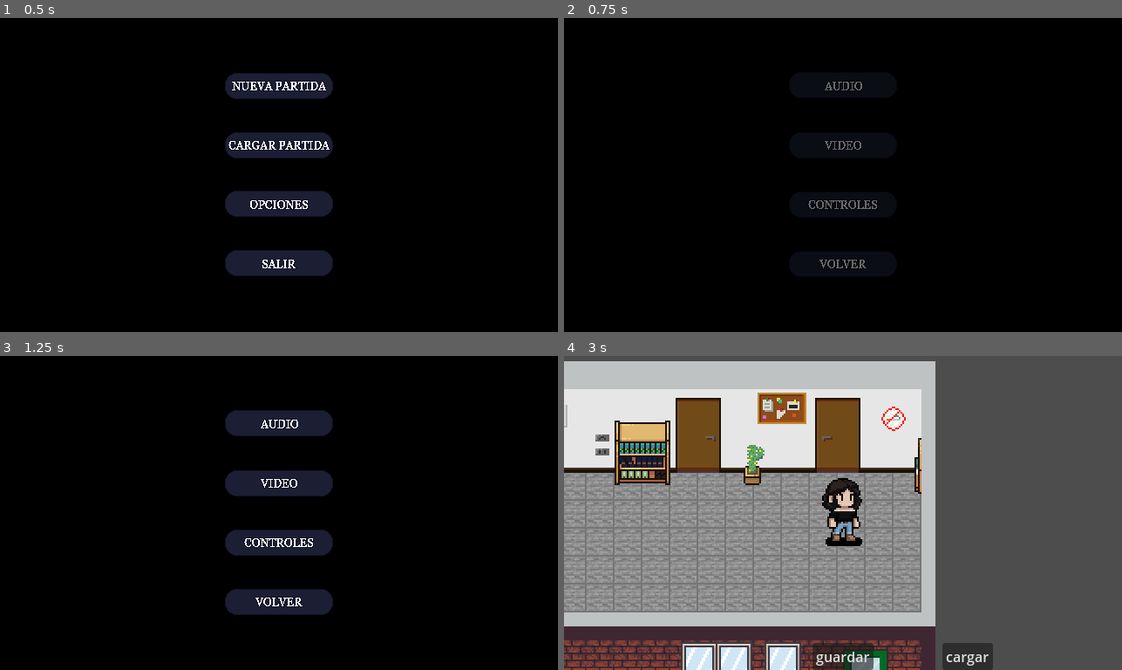
Above: before the commit, frames 1-4 (two rows, left to right).
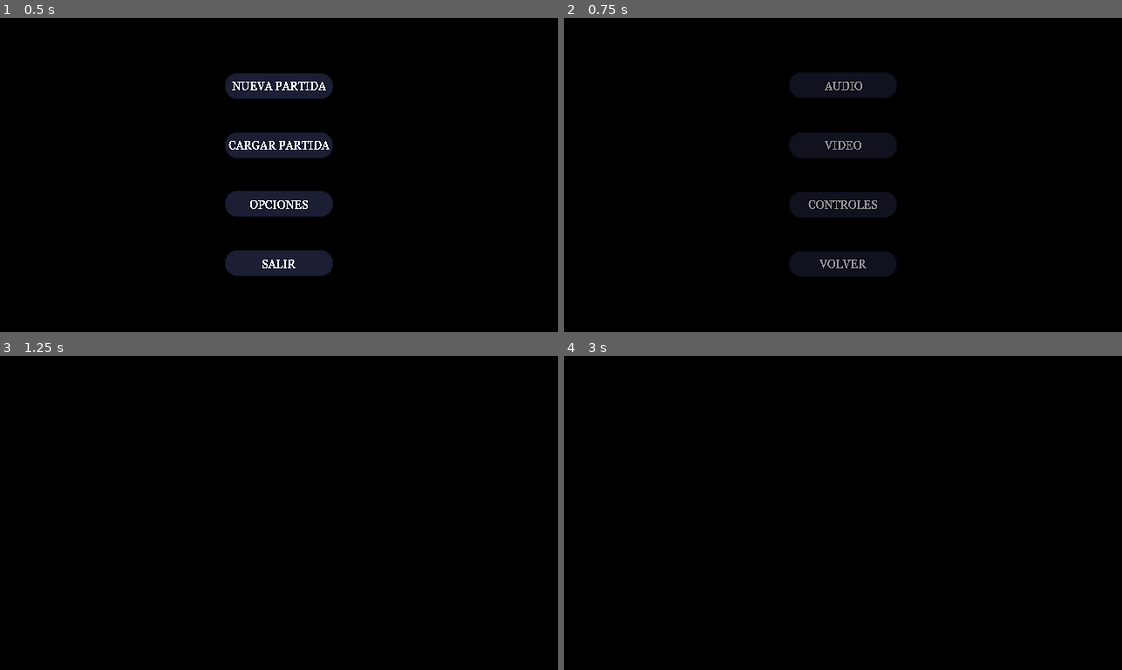
Above: after the commit, the same moments.

Repository: reseabalo/NoneGame
Game: Godot game, scene res://Escenas/ManejoEscenas/pantalla_inico.tscn
Same seed, same stepped clock (60 frames per second), same inputs: the game is played once before the commit and once after it.
Inputs (mouse positions are in pixels of both pictures, inside the frame that each line leads up to):
- Up to frame 1 (0.5 s): no input
- Up to frame 2 (0.75 s): click (843, 203) at 0.5 s
- Up to frame 3 (1.25 s): no input
- Up to frame 4 (3 s): click (843, 600) at 1.25 s; click (843, 425) at 2 s; click (781, 506) at 2.75 s

Frame 1 is identical in both runs. In frame 2, 0.4% of the frame differs, in the area x 43-57%, y 20-80%; in frame 3, 6.2%; in frame 4, 99%, in the area x 0-100%, y 0-100%.

Commit message:
Version 0.010
-agregaron interacciones
- modifico el  código del cambio de escenas

Diff:
--- /dev/null
+++ b/Escenas/Interacciones/componente_interacciones.tscn
@@ -0,0 +1,26 @@
+[gd_scene load_steps=4 format=3 uid="uid://cnmx7kcp446ab"]
+
+[ext_resource type="Script" uid="uid://cvj8gsyya4u1a" path="res://Scrips/Interacciones/componente_interacciones.gd" id="1_dlire"]
+[ext_resource type="FontFile" uid="uid://dnbte8l6kh62s" path="res://Assets/Fuentes/ari_w9500/ari-w9500-bold.ttf" id="2_vu3ly"]
+
+[sub_resource type="RectangleShape2D" id="RectangleShape2D_dlire"]
+
+[node name="ComponenteInteracciones" type="Node2D"]
+script = ExtResource("1_dlire")
+
+[node name="RangoInteraccion" type="Area2D" parent="."]
+collision_layer = 0
+collision_mask = 8
+
+[node name="AreaInteraccion" type="CollisionShape2D" parent="RangoInteraccion"]
+shape = SubResource("RectangleShape2D_dlire")
+
+[node name="InteraccionLabel" type="Label" parent="."]
+offset_left = -18.0
+offset_top = -39.0
+offset_right = 22.0
+offset_bottom = -16.0
+theme_override_fonts/font = ExtResource("2_vu3ly")
+
+[connection signal="area_entered" from="RangoInteraccion" to="." method="_on_rango_interaccion_area_entered"]
+[connection signal="area_exited" from="RangoInteraccion" to="." method="_on_rango_interaccion_area_exited"]
--- /dev/null
+++ b/Escenas/Interacciones/interaccion.tscn
@@ -0,0 +1,8 @@
+[gd_scene load_steps=2 format=3 uid="uid://dpp60v716irsh"]
+
+[ext_resource type="Script" uid="uid://cmu4qjr153to2" path="res://Scrips/Interacciones/interaccion.gd" id="1_bd3d3"]
+
+[node name="Interaccion" type="Area2D"]
+collision_layer = 8
+collision_mask = 0
+script = ExtResource("1_bd3d3")
--- a/Escenas/Jugador/Jugador.tscn
+++ b/Escenas/Jugador/Jugador.tscn
@@ -1,14 +1,15 @@
-[gd_scene load_steps=74 format=3 uid="uid://cu82am0651fpq"]
-
-[ext_resource type="Script" uid="uid://yixqcyd4x06m" path="res://Scrips/Jugador/Jugador.gd" id="1_s1vfj"]
+[gd_scene load_steps=75 format=3 uid="uid://cu82am0651fpq"]
+
+[ext_resource type="Script" uid="uid://yixqcyd4x06m" path="res://Scrips/Jugador/jugador.gd" id="1_s1vfj"]
 [ext_resource type="Script" uid="uid://ce03jsbdwljjk" path="res://Scrips/ManejoVida/Vida.gd" id="2_eexci"]
 [ext_resource type="Texture2D" uid="uid://bfmudc8xf1rtu" path="res://Assets/Player/Personajes/Maria/maria-attack.png" id="3_v328t"]
-[ext_resource type="Script" uid="uid://bdjytlsp754wa" path="res://Scrips/ManejoVida/Hitbox.gd" id="4_oolwk"]
+[ext_resource type="Script" uid="uid://bdjytlsp754wa" path="res://Scrips/ManejoVida/hitbox.gd" id="4_oolwk"]
 [ext_resource type="Texture2D" uid="uid://bq0kufgvqxrm6" path="res://Assets/Player/Personajes/Maria/maria-walk.png" id="4_v328t"]
 [ext_resource type="Script" uid="uid://bw8t5j1fu6e6l" path="res://Scrips/Jugador/CambioColisiones.gd" id="5_eexci"]
 [ext_resource type="Script" uid="uid://bramogjdwanei" path="res://Scrips/Jugador/JugadorAnimacion.gd" id="5_ig1bj"]
 [ext_resource type="Texture2D" uid="uid://b0rb441rb48vm" path="res://Assets/Player/Personajes/Maria/maria-idle.png" id="5_p2vdp"]
-[ext_resource type="Script" uid="uid://e8u0byn0dbto" path="res://Scrips/Niveles/Hurtbox.gd" id="7_b8jmg"]
+[ext_resource type="Script" uid="uid://e8u0byn0dbto" path="res://Scrips/NIveles/Hurtbox.gd" id="7_b8jmg"]
+[ext_resource type="PackedScene" uid="uid://cnmx7kcp446ab" path="res://Escenas/Interacciones/componente_interacciones.tscn" id="10_p2vdp"]
 
 [sub_resource type="RectangleShape2D" id="RectangleShape2D_4mp40"]
 size = Vector2(15, 6)
@@ -965,6 +966,9 @@
 position = Vector2(-1, 4)
 shape = SubResource("RectangleShape2D_v328t")
 
+[node name="ComponenteInteracciones" parent="." instance=ExtResource("10_p2vdp")]
+position = Vector2(0, 7)
+
 [connection signal="vida_termino" from="Vida" to="." method="_on_vida_vida_termino"]
 [connection signal="timeout" from="Timers/dash_tiempo" to="." method="_on_dash_tiempo_timeout"]
 [connection signal="timeout" from="Timers/dash_devuelta" to="." method="_on_dash_devuelta_timeout"]
--- a/Escenas/ManejoEscenas/puerta.tscn
+++ b/Escenas/ManejoEscenas/puerta.tscn
@@ -1,12 +1,20 @@
-[gd_scene load_steps=2 format=3 uid="uid://c10y0n6n5sloe"]
+[gd_scene load_steps=4 format=3 uid="uid://c10y0n6n5sloe"]
 
 [ext_resource type="Script" uid="uid://bov7qk3wfbhx8" path="res://Scrips/ManejoEscenas/Puerta.gd" id="1_cydqo"]
+[ext_resource type="PackedScene" uid="uid://dpp60v716irsh" path="res://Escenas/interaccion.tscn" id="2_4tod0"]
 
-[node name="Puerta" type="Area2D"]
-collision_layer = 0
-collision_mask = 4
+[sub_resource type="RectangleShape2D" id="RectangleShape2D_e2gb7"]
+size = Vector2(25, 20)
+
+[node name="Puerta" type="Node2D" groups=["Puertas"]]
 script = ExtResource("1_cydqo")
 
+[node name="Interaccion" parent="." instance=ExtResource("2_4tod0")]
+nombre_interaccion = "E para interactuar"
+
+[node name="CollisionShape2D" type="CollisionShape2D" parent="Interaccion"]
+position = Vector2(0.5, 0)
+shape = SubResource("RectangleShape2D_e2gb7")
+
 [node name="Spawn" type="Marker2D" parent="."]
-
-[connection signal="body_entered" from="." to="." method="_on_body_entered"]
+position = Vector2(0, 21)
--- a/Escenas/Niveles/Buffet.tscn
+++ b/Escenas/Niveles/Buffet.tscn
@@ -1,8 +1,9 @@
-[gd_scene load_steps=22 format=4 uid="uid://c88df8p8ic5rl"]
+[gd_scene load_steps=23 format=4 uid="uid://c88df8p8ic5rl"]
 
 [ext_resource type="Texture2D" uid="uid://bathdd0bs18xw" path="res://Assets/Entorno/Mapa/Mapas-Ambiente.png" id="1_i4mtw"]
 [ext_resource type="Texture2D" uid="uid://diamx0sjgtkdi" path="res://Assets/Entorno/Mapa/Objetos-1.png" id="2_bssmd"]
 [ext_resource type="PackedScene" uid="uid://b4i3w31i0ml0" path="res://Escenas/Enemigo_temporal.tscn" id="3_ha5qo"]
+[ext_resource type="PackedScene" uid="uid://c10y0n6n5sloe" path="res://Escenas/ManejoEscenas/puerta.tscn" id="4_bt3qe"]
 
 [sub_resource type="TileSetAtlasSource" id="TileSetAtlasSource_bssmd"]
 texture = ExtResource("1_i4mtw")
@@ -1912,52 +1913,62 @@
 
 [node name="buffet" type="Node2D" groups=["nivel"]]
 
-[node name="Piso" type="TileMapLayer" parent="."]
+[node name="Mapa" type="Node2D" parent="."]
+
+[node name="Piso" type="TileMapLayer" parent="Mapa"]
 tile_map_data = PackedByteArray("AAAbAAAAAgAOAAEAACAbAAEAAgAOAAEAACAbAAIAAgAOAAEAACAbAAMAAgAOAAEAACAbAAQAAgAOAAEAACAcAA …(25168 unchanged characters)…
 tile_set = SubResource("TileSet_eo1ex")
 
-[node name="Bancos" type="TileMapLayer" parent="."]
+[node name="Bancos" type="TileMapLayer" parent="Mapa"]
 tile_map_data = PackedByteArray("AAAkACYAAgArAAUAAAAkACcAAgArAAUAAAAlACYAAgAsAAUAAAAlACcAAgAsAAUAAAAkACMAAgArAAQAAAAkAC …(1120 unchanged characters)…
 tile_set = SubResource("TileSet_5bkgw")
 
-[node name="Paredes-fuera" type="TileMapLayer" parent="."]
+[node name="Paredes-fuera" type="TileMapLayer" parent="Mapa"]
 tile_map_data = PackedByteArray("AAAZACgAAgAWAAMAAAAZACkAAgAAAAAAAAAaACgAAgAWAAMAAAAaACkAAgAAAAAAAAAbACgAAgAWAAMAAAAbAC …(9200 unchanged characters)…
 tile_set = SubResource("TileSet_jjtun")
 
-[node name="Paredes-dentro" type="TileMapLayer" parent="."]
+[node name="Paredes-dentro" type="TileMapLayer" parent="Mapa"]
 tile_map_data = PackedByteArray("AAAhABUAAgAPAAIAAAAhABYAAgAPAAMAAAAiABUAAgAPAAIAAAAiABYAAgAPAAMAAAAjABUAAgAPAAIAAAAjAB …(12720 unchanged characters)…
 tile_set = SubResource("TileSet_4h1js")
 
-[node name="Objetos-1" type="TileMapLayer" parent="."]
+[node name="Objetos-1" type="TileMapLayer" parent="Mapa"]
 tile_map_data = PackedByteArray("AAAQABwAAQAWAAEAAAAQAB0AAQAWAAIAAAAQAB4AAQAWAAMAAAARABwAAQAXAAEAAAARAB0AAQAXAAIAAAARAB …(3856 unchanged characters)…
 tile_set = SubResource("TileSet_ntn2f")
 
-[node name="Objetos-2" type="TileMapLayer" parent="."]
+[node name="Objetos-2" type="TileMapLayer" parent="Mapa"]
 tile_map_data = PackedByteArray("AAAXABsAAQA0AAAAAAAXABwAAQA0AAEAAAAXAB0AAQA0AAIAAAAYABsAAQA1AAAAAAAYABwAAQA1AAEAAAAYAB …(3424 unchanged characters)…
 tile_set = SubResource("TileSet_dqsko")
 
-[node name="Columna" type="TileMapLayer" parent="."]
+[node name="Columna" type="TileMapLayer" parent="Mapa"]
 tile_map_data = PackedByteArray("AAAjABsAAgAOAAIAAAAjABwAAgAOAAMAAAAkABsAAgAPAAIAAAAkABwAAgAPAAMAAAAjABoAAgAOAAIAAAAkAB …(208 unchanged characters)…
 tile_set = SubResource("TileSet_0hm7j")
 
-[node name="Extintor" type="TileMapLayer" parent="."]
+[node name="Extintor" type="TileMapLayer" parent="Mapa"]
 tile_map_data = PackedByteArray("AAAjABkAAAABAAQAAAAjABoAAAABAAUAAAAkABkAAAACAAQAAAAkABoAAAACAAUAAAA=")
 tile_set = SubResource("TileSet_i4mtw")
 
-[node name="Puertas-ventanas" type="TileMapLayer" parent="."]
+[node name="Puertas-ventanas" type="TileMapLayer" parent="Mapa"]
 tile_map_data = PackedByteArray("AABFAB0AAQAEAAEAAABFAB4AAQAEAAIAAABFAB8AAQAEAAMAAABGAB0AAQAFAAEAAABGAB4AAQAFAAIAAABGAB …(2384 unchanged characters)…
 tile_set = SubResource("TileSet_6dyhn")
 
 [node name="StaticBody2D" type="StaticBody2D" parent="."]
 
 [node name="CollisionPolygon2D" type="CollisionPolygon2D" parent="StaticBody2D"]
-polygon = PackedVector2Array(-432, 480, 0, 478, 0, 544, 129, 544, 129, 607, 399, 608, 399, 702, 671, 704, 673, 512, 1153, 512, 1152, 356, 529, 354, 529, 142, 1153, 143, 1151, -9, 431, -6, 432, 368, 399, 367, 399, 457, 351, 457, 352, 491, 208, 489, 208, 422, 48, 422, 47, 322, -441, 315, -440, 273, 699, -116, 1166, -22, 1174, 567, 535, 751, -453, 505, -452, 318, -432, 319)
-
-[node name="Enemigo" parent="." instance=ExtResource("3_ha5qo")]
-position = Vector2(931, 398)
-
-[node name="Enemigo2" parent="." instance=ExtResource("3_ha5qo")]
-position = Vector2(855, 455)
-
-[node name="Enemigo3" parent="." instance=ExtResource("3_ha5qo")]
+polygon = PackedVector2Array(-435, 418, -2, 419, -3, 482, 126, 482, 125, 548, 398, 547, 398, 640, 671, 640, 671, 448, 1152, 450, 1152, 364, 526, 364, 527, 82, 1154, 81, 1148, -4, 431, 0, 432, 368, 399, 367, 399, 457, 351, 457, 352, 491, 209, 494, 209, 430, 48, 429, 47, 332, -444, 334, -440, 273, 702, -88, 1166, -22, 1174, 567, 538, 694, -453, 505, -454, 337, -434, 340)
+
+[node name="Enemigos" type="Node2D" parent="."]
 position = Vector2(775, 407)
+
+[node name="Enemigo" parent="Enemigos" instance=ExtResource("3_ha5qo")]
+position = Vector2(156, -9)
+
+[node name="Enemigo2" parent="Enemigos" instance=ExtResource("3_ha5qo")]
+position = Vector2(80, 24)
+
+[node name="Enemigo3" parent="Enemigos" instance=ExtResource("3_ha5qo")]
+
+[node name="PuertaSotano" parent="." instance=ExtResource("4_bt3qe")]
+position = Vector2(273, 492)
+nombre_puerta_salir = "PuertaPlantaBase"
+direccion_nivel = "res://Escenas/Niveles/sotano.tscn"
+tipo_transicion = "ir_oscurecer"
--- a/Escenas/Niveles/sotano.tscn
+++ b/Escenas/Niveles/sotano.tscn
@@ -1,7 +1,8 @@
-[gd_scene load_steps=15 format=4 uid="uid://c6fop82a1blfx"]
+[gd_scene load_steps=16 format=4 uid="uid://c6fop82a1blfx"]
 
 [ext_resource type="Texture2D" uid="uid://bathdd0bs18xw" path="res://Assets/Entorno/Mapa/Mapas-Ambiente.png" id="1_jjocf"]
 [ext_resource type="Texture2D" uid="uid://0c3e6c17abdf" path="res://Assets/Entorno/Mapa/Objetos-2.png" id="2_jjocf"]
+[ext_resource type="PackedScene" uid="uid://c10y0n6n5sloe" path="res://Escenas/ManejoEscenas/puerta.tscn" id="3_m8gi3"]
 
 [sub_resource type="TileSetAtlasSource" id="TileSetAtlasSource_vmnmg"]
 texture = ExtResource("1_jjocf")
@@ -1495,7 +1496,13 @@
 tile_map_data = PackedByteArray("AACo/yAAAAAEAAQAAACo/yEAAAAEAAUAAACo/yIAAAAEAAYAAACo/yMAAAAEAAcAAACp/yEAAAAFAAUAAACp/y …(3264 unchanged characters)…
 tile_set = SubResource("TileSet_ru7ok")
 
-[node name="Area2D" type="Area2D" parent="."]
-
-[node name="CollisionPolygon2D" type="CollisionPolygon2D" parent="Area2D"]
+[node name="StaticBody2D" type="StaticBody2D" parent="."]
+
+[node name="CollisionPolygon2D" type="CollisionPolygon2D" parent="StaticBody2D"]
 polygon = PackedVector2Array(-1418, 689, -775, 688, -232, 561, -231, 350, -872, 121, -1017, 124, -1050, 392, -1416, 537, -1417, 677, -1409, 676, -1409, 548, -1040, 551, -1041, 391, -1008, 392, -1009, 137, -879, 136, -880, 392, -243, 395, -240, 550, -783, 544, -783, 676, -1418, 677)
+
+[node name="PuertaPlantaBase" parent="." instance=ExtResource("3_m8gi3")]
+position = Vector2(-1088, 562)
+nombre_puerta_salir = "PuertaSotano"
+direccion_nivel = "res://Escenas/Niveles/buffet.tscn"
+tipo_transicion = "ir_oscurecer"
--- a/Escenas/Raiz/Juego.tscn
+++ b/Escenas/Raiz/Juego.tscn
@@ -3,7 +3,7 @@
 [ext_resource type="Script" uid="uid://b1abik2w2lh8q" path="res://Scrips/Raiz/raiz_mundo.gd" id="1_0j5ga"]
 [ext_resource type="PackedScene" uid="uid://cu82am0651fpq" path="res://Escenas/Jugador/Jugador.tscn" id="1_knk6m"]
 [ext_resource type="Script" uid="uid://clhr5w8k1xovv" path="res://Scrips/Raiz/juego.gd" id="1_wxjva"]
-[ext_resource type="PackedScene" uid="uid://c88df8p8ic5rl" path="res://Escenas/Niveles/buffet.tscn" id="2_0j5ga"]
+[ext_resource type="PackedScene" uid="uid://c88df8p8ic5rl" path="res://Escenas/Niveles/Buffet.tscn" id="2_0j5ga"]
 [ext_resource type="PackedScene" uid="uid://df0qyd5xnmufv" path="res://Escenas/Jugador/jugador_2.tscn" id="4_6epp0"]
 [ext_resource type="Script" uid="uid://bera7l2q7yv3c" path="res://Scrips/GuardadoPartida/GuardadoCargadoPartida.gd" id="4_wyvlv"]
 
--- /dev/null
+++ b/Scrips/Interacciones/componente_interacciones.gd
@@ -0,0 +1,41 @@
+extends Node2D
+
+@onready var interaccion_label: Label = $InteraccionLabel
+var interacciones_actuales:= []
+var puede_interactuar := true
+
+func _input(event: InputEvent) -> void:
+	if event.is_action_pressed("interactuar") and puede_interactuar:
+		if interacciones_actuales:
+			puede_interactuar = false
+			interaccion_label.hide()
+
+			#espera a que se llame a la funcion que tenga la interaccion que a la
+			# que valga la redundacia hallamos interactuado
+			await interacciones_actuales[0].interaccion.call()
+
+			puede_interactuar = true
+
+func _process(_delta: float) -> void:
+	if interacciones_actuales and puede_interactuar:
+		interacciones_actuales.sort_custom(_ordenar_por_cercania)
+		#muestra el nombre que tenga la interaccion. ej: podar bonsai.
+		if interacciones_actuales[0].es_interactuable:
+			interaccion_label.text = interacciones_actuales[0].nombre_interaccion
+			interaccion_label.show()
+	else:
+		interaccion_label.hide()
+
+#funcion que se encarga de mostrar el texto de la interaccion mas cercana al el personaje.
+func _ordenar_por_cercania(area1, area2):
+	var area1_distancia = global_position.direction_to(area1.global_position)
+	var area2_distancia = global_position.direction_to(area2.global_position)
+	return area1_distancia < area2_distancia
+
+#se engarga de agregar a una lista las interacciones que a las que hallamos entrado.
+func _on_rango_interaccion_area_entered(area: Area2D) -> void:
+	interacciones_actuales.push_back(area)
+
+#borra de la lista la interaccion de la que hallamos salido.
+func _on_rango_interaccion_area_exited(area: Area2D) -> void:
+	interacciones_actuales.erase(area)
--- /dev/null
+++ b/Scrips/Interacciones/interaccion.gd
@@ -0,0 +1,10 @@
+extends Area2D
+
+@export var nombre_interaccion: String = ""
+@export var es_interactuable: bool = true
+
+#Es un metodo de la interaccion que nos permite definir una funcion
+# permite de esta forma difinir el comportamineto de la interaccion
+# a travez del codigo de los objetos a los que queramos interactuar
+var interaccion: Callable = func():
+	pass
--- a/Scrips/Jugador/jugador.gd
+++ b/Scrips/Jugador/jugador.gd
@@ -5,18 +5,15 @@
 var direccion_personaje : Vector2
 @onready var vida: Vida = %Vida
 
-const  dash_velocidad = 1000
+const dash_velocidad = 525
 var dashing = false
 var can_dash = true
 var can_atacar = true
 var atacando = false
 var puede_moverse = true
-var ultima_direccion_movimiento :Vector2= Vector2(1.0,0.0)
 
-signal direccion_vista_cambio(viedo_derecha: bool, direccion: Vector2 )
+signal direccion_vista_cambio(direccion: Vector2 )
 
-func _ready() -> void:
-	ManejoEscenas.trigger_en_el_spawn_jugador.connect(_on_spawn)
 
 func _physics_process(_delta):
 
@@ -33,7 +30,6 @@
 	emit_signal("direccion_vista_cambio",direccion_personaje)
 
 	if Input.is_action_just_pressed("desplazamiento") and can_dash:
-		velocity = ultima_direccion_movimiento * dash_velocidad
 		dashing = true
 		can_dash = false
 		$Timers/dash_tiempo.start()
@@ -49,11 +45,14 @@
 	if !puede_moverse:
 		velocity = Vector2.ZERO
 
-	if direccion_personaje and puede_moverse and dashing == false:
-		ultima_direccion_movimiento = direccion_personaje
-		velocity = direccion_personaje * velocidad_movimiento
+	if direccion_personaje and puede_moverse:
+		if dashing:
+			velocity = direccion_personaje * dash_velocidad
+		else:
+			velocity = direccion_personaje * velocidad_movimiento
 	else:
 		velocity = velocity.move_toward(Vector2.ZERO,velocidad_movimiento)
+
 	move_and_slide()
 
 #para parar el dash
@@ -71,14 +70,14 @@
 func _on_ataque_devuelta_timeout():
 	can_atacar = true
 
+
 func _on_spawn(posicion: Vector2, _direccion: String):
 	global_position = posicion
+
 
 func _on_vida_vida_termino() -> void:
 	queue_free()
 	ManejoEscenas.transicion("ir_oscurecer")
 	get_tree().call_deferred("reload_current_scene")
 	%Vida.set_vida(5)
-
-func _cambiar_vida(diff: int):
-	%Vida.set_vida(diff)
+	ManejoEscenas.terminar_transicion()
--- a/Scrips/ManejoEscenas/ManejoEscenas.gd
+++ b/Scrips/ManejoEscenas/ManejoEscenas.gd
@@ -7,13 +7,19 @@
 var _escena_simultania: Node
 var ultima_escena_ejecutada: String #traquea la escena en la estuviste anteriormente
 
+#estos datos deben ser pasados a un scrip aparte
+var dato: int = 0 #temporal para la vida del jugador
 var jugador_posicion: Vector2
+
+signal escena_cambio
 
 var _personaje_1: bool
 var _personaje_2: bool
 
 var carga_partida: bool
-signal trigger_en_el_spawn_jugador
+
+var nombre_puerta_salida:String
+
 
 func ir_a_nivel(nivel_direccion: String, nombre_puerta: String , tipo_transicion: String):
 
@@ -25,7 +31,6 @@
 		change_scene_to_node(_escena_simultania)
 		#get_tree().call_deferred("change_scene_to_file",nivel_direccion)
 		call_deferred("_emitir_señal")
-		terminar_transicion()
 
 func ir_a_escena(escena_direccion: String, tipo_transicion: String, escena_actual: String):
 
@@ -37,19 +42,15 @@
 		_escena_simultania = load(escena_direccion).instantiate()
 		transicion(tipo_transicion)
 		change_scene_to_node(_escena_simultania)
-		terminar_transicion()
+		call_deferred("_emitir_señal")
 
 func salir_menu_opciones(escena_direccion: String,tipo_transicion: String):
 
 	if escena_direccion != null:
-		nombre_puerta_salir = "SalidaMenu"
 		_escena_simultania = load(escena_direccion).instantiate()
 		transicion(tipo_transicion)
 		change_scene_to_node(_escena_simultania)
-		terminar_transicion()
-
-func posicion_en_spawn(posicion: Vector2, direccion: String):
-	trigger_en_el_spawn_jugador.emit(posicion,direccion)
+		call_deferred("_emitir_señal")
 
 func transicion(tipo_transicion: String):
 
@@ -62,7 +63,6 @@
 	if _pantalla_carga != null:
 		_pantalla_carga.finish_transition()
 
-
 func change_scene_to_node(node):
 	var tree = get_tree()
 	var cur_scene = tree.get_current_scene()
@@ -71,15 +71,28 @@
 	tree.get_root().call_deferred("remove_child",cur_scene)
 	tree.call_deferred("set_current_scene",node)
 
-func set_seleccionar_personaje(personaje_1: bool , personaje_2: bool):
-	_personaje_1 = personaje_1
-	_personaje_2 = personaje_2
+func _emitir_señal():
+	escena_cambio.emit(get_dato())
+
+
+func set_dato(new_dato):
+	dato = new_dato
+
+func get_dato():
+	return dato
+
+func get_carga_partida():
+	return carga_partida
+
+func set_nombre_puerta(nuevo_nombre_puerta: String):
+	nombre_puerta_salida = nuevo_nombre_puerta
+
+func get_nombre_puerta():
+	return nombre_puerta_salida
+
+func set_seleccionar_personaje(perso_1:bool, perso_2: bool):
+	_personaje_1 = perso_1
+	_personaje_2 = perso_2
 
 func get_seleccionar_personaje():
 	return [_personaje_1,_personaje_2]
-
-func set_carga_partida():
-	carga_partida = true
-
-func get_carga_partida():
-	return carga_partida
--- a/Scrips/ManejoEscenas/puerta.gd
+++ b/Scrips/ManejoEscenas/puerta.gd
@@ -1,16 +1,22 @@
-extends Area2D
-
+extends Node2D
 class_name Puerta
 
-@export_enum ("ir_oscurecer","no_transicion") var tipo_transicion: String
+@onready var spawn: Marker2D = $Spawn
+@onready var interaccion: Area2D = $Interaccion
+
+@export var nombre_puerta_salir: String
 @export var direccion_nivel: String
-@export var nombre_puerta_destinar: String
-@export var direccion_entrada: String = "arriba"
+@export var tipo_transicion: String
 
-@onready var spawn: Marker2D = $Spawn
+func _ready() -> void:
+	interaccion.interaccion = _en_interaccion
 
-var jugador : Jugador
+func  _en_interaccion():
+	ManejoEscenas.transicion(tipo_transicion)
+	ManejoEscenas.set_nombre_puerta(nombre_puerta_salir)
+	get_tree().call_group("eventos_juego","cargar_nivel_async",direccion_nivel)
 
-func _on_body_entered(body: Node2D) -> void:
-	if body is Jugador:
-		ManejoEscenas.ir_a_nivel(direccion_nivel,nombre_puerta_destinar,tipo_transicion)
+func puerta_a_salir(nombre_puerta_salida: String, jugador : Jugador):
+	if name == nombre_puerta_salida:
+		jugador.global_position = spawn.global_position
+		ManejoEscenas.terminar_transicion()
--- /dev/null
+++ b/Scrips/Raiz/componente_interacciones.gd
@@ -0,0 +1,41 @@
+extends Node2D
+
+@onready var interaccion_label: Label = $InteraccionLabel
+var interacciones_actuales:= []
+var puede_interactuar := true
+
+func _input(event: InputEvent) -> void:
+	if event.is_action_pressed("interactuar") and puede_interactuar:
+		if interacciones_actuales:
+			puede_interactuar = false
+			interaccion_label.hide()
+
+			#espera a que se llame a la funcion que tenga la interaccion que a la
+			# que valga la redundacia hallamos interactuado
+			await interacciones_actuales[0].interaccion.call()
+
+			puede_interactuar = true
+
+func _process(_delta: float) -> void:
+	if interacciones_actuales and puede_interactuar:
+		interacciones_actuales.sort_custom(_ordenar_por_cercania)
+		#muestra el nombre que tenga la interaccion. ej: podar bonsai.
+		if interacciones_actuales[0].es_interactuable:
+			interaccion_label.text = interacciones_actuales[0].nombre_interaccion
+			interaccion_label.show()
+	else:
+		interaccion_label.hide()
+
+#funcion que se encarga de mostrar el texto de la interaccion mas cercana al el personaje.
+func _ordenar_por_cercania(area1, area2):
+	var area1_distancia = global_position.direction_to(area1.global_position)
+	var area2_distancia = global_position.direction_to(area2.global_position)
+	return area1_distancia < area2_distancia
+
+#se engarga de agregar a una lista las interacciones que a las que hallamos entrado.
+func _on_rango_interaccion_area_entered(area: Area2D) -> void:
+	interacciones_actuales.push_back(area)
+
+#borra de la lista la interaccion de la que hallamos salido.
+func _on_rango_interaccion_area_exited(area: Area2D) -> void:
+	interacciones_actuales.erase(area)
--- a/Scrips/Raiz/raiz_mundo.gd
+++ b/Scrips/Raiz/raiz_mundo.gd
@@ -5,6 +5,7 @@
 @onready var jugador_2: Jugador = %"Jugador 2"
 
 var lista: Array
+var jugador_seleccionado : Jugador
 
 var datos_guardar: Dictionary = {
 	"posicion_jugador_x": null,
@@ -35,6 +36,7 @@
 	await get_tree().physics_frame
 	get_tree().paused = true
 
+	var puerta_salida = ManejoEscenas.get_nombre_puerta()
 	var siguente_nivel = load(direccion).instantiate()
 
 	#saca y lobera de la memoria los nodos del nivel anterior
@@ -50,6 +52,10 @@
 	for child in get_children():
 		if child.is_in_group("Jugador"):
 			child.move_to_front()
+
+	if puerta_salida != "":
+		get_tree().call_group("Puertas","puerta_a_salir",ManejoEscenas.get_nombre_puerta(),jugador_seleccionado)
+
 
 	get_tree().paused = false
 
@@ -67,11 +73,13 @@
 	if jugable_1:
 		remove_child(jugador_2)
 		jugador_2.queue_free()
+		jugador_seleccionado = jugador
 		return
 
 	if jugable_2:
 		remove_child(jugador)
 		jugador.queue_free()
+		jugador_seleccionado = jugador_2
 		return
 
 
@@ -130,6 +138,7 @@
 			lista = [true,false]
 			remove_child(jugador_2)
 			jugador_2.queue_free()
+			jugador_seleccionado = jugador
 		2:
 			jugador_2.global_position.x = dato_cargar["posicion_jugador_x"]
 			jugador_2.global_position.y = dato_cargar["posicion_jugador_y"]
@@ -137,3 +146,4 @@
 			lista = [false,true]
 			remove_child(jugador)
 			jugador.queue_free()
+			jugador_seleccionado = jugador_2
--- a/project.godot
+++ b/project.godot
@@ -71,6 +71,11 @@
 "events": [Object(InputEventKey,"resource_local_to_scene":false,"resource_name":"","device":-1,"window_id":0,"alt_press …(195 unchanged characters)…
 ]
 }
+interactuar={
+"deadzone": 0.2,
+"events": [Object(InputEventKey,"resource_local_to_scene":false,"resource_name":"","device":-1,"window_id":0,"alt_pressed":false,"shift_pressed":false,"ctrl_pressed":false,"meta_pressed":false,"pressed":false,"keycode":0,"physical_keycode":69,"key_label":0,"unicode":101,"location":0,"echo":false,"script":null)
+]
+}
 
 [layer_names]
 
Not shown, added: Scrips/Interacciones/componente_interacciones.gd.uid
Not shown, added: Scrips/Interacciones/interaccion.gd.uid
Not shown, added: Scrips/Raiz/componente_interacciones.gd.uid
